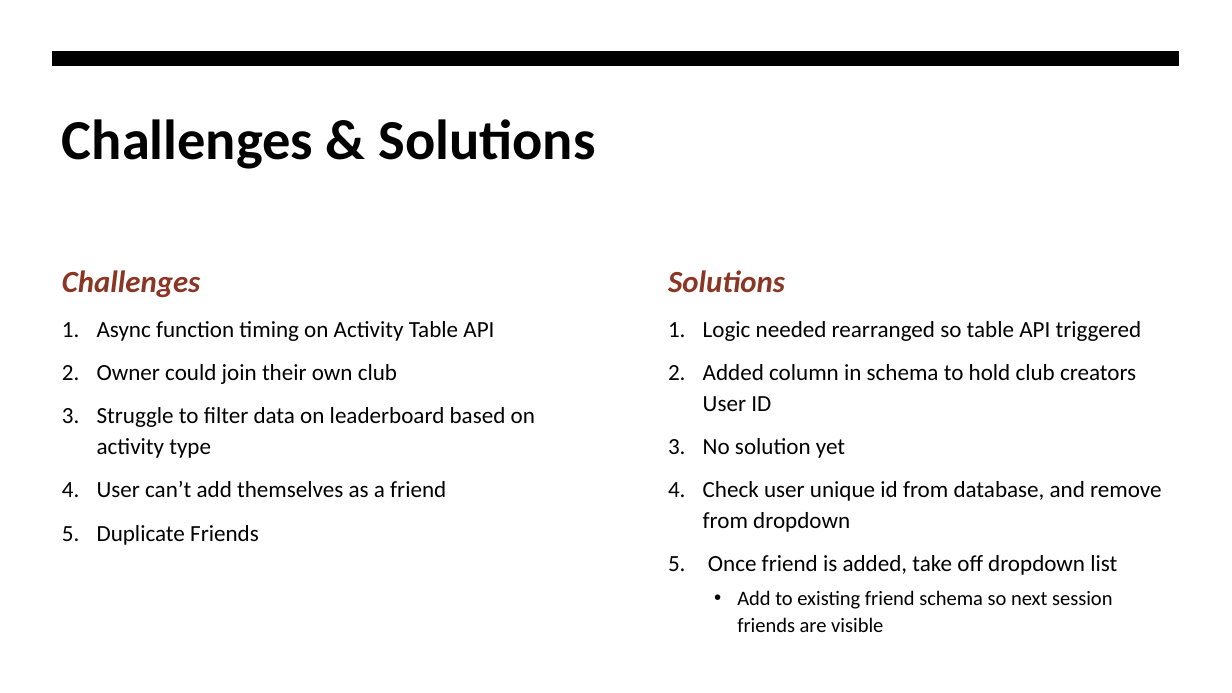
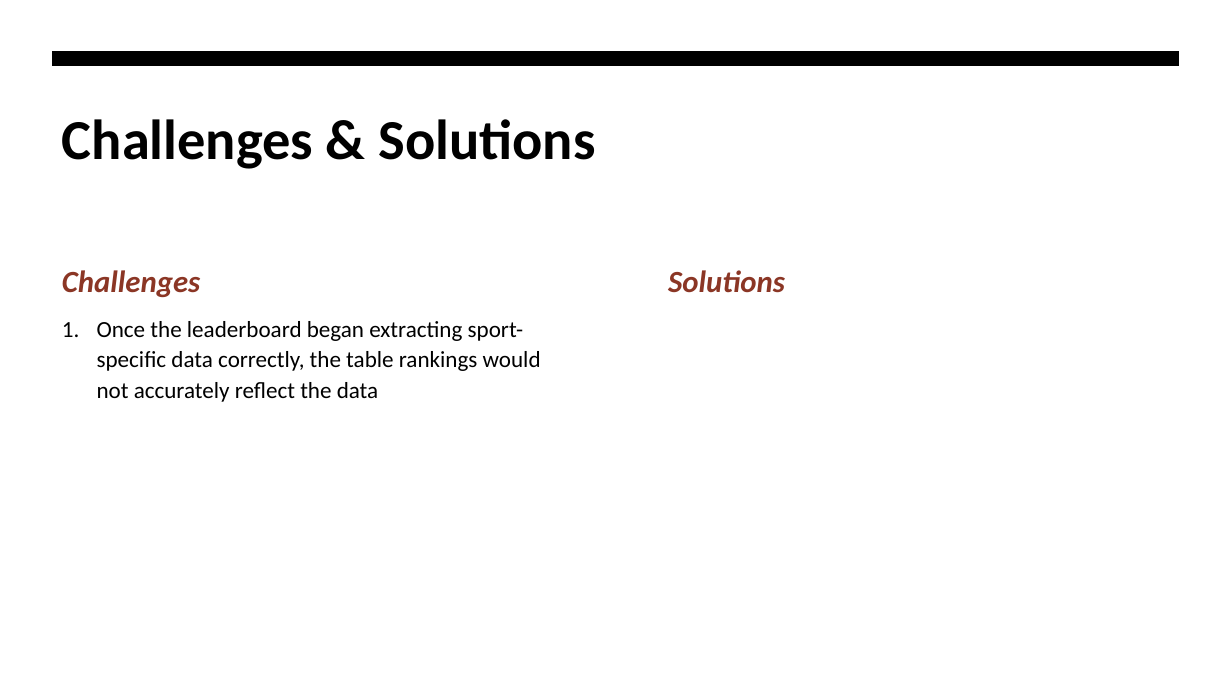
Before and after one commit to jjdeuce06/VulcanActivityTracker, a slide deck: slide 3 of Documentation/Weekly Report/week4/CMSC-4920-Group2-Week4.pptx. Drawn at 1232x693 pixels with LibreOffice and Linux fonts; fonts in the diff are those of the drawing. Boxes give left, top, right and bottom in pixels: in the first picture for what was removed or moved away, otherwise in the second. Text is boxed around its words. In the diff, an @@ line names an element or a change of style, - is before the commit and + after.

```diff
--- a/Documentation/Weekly Report/week4/CMSC-4920-Group2-Week4.pptx
+++ b/Documentation/Weekly Report/week4/CMSC-4920-Group2-Week4.pptx
@@ text at (x1=97, y1=321, x2=541, y2=402): text changed @@
-1. Async function timing on Activity Table API
-2. Owner could join their own club
-3. Struggle to filter data on leaderboard based on activity type
-4. User can’t add themselves as a friend
-5. Duplicate Friends
+1. Once the leaderboard began extracting sport-specific data correctly, the table rankings would not accurately reflect the data
@@ text removed at (x1=703, y1=321, x2=1161, y2=632) @@
-1. Logic needed rearranged so table API triggered
-2. Added column in schema to hold club creators User ID
-3. No solution yet
-4. Check user unique id from database, and remove from dropdown
-5. Once friend is added, take off dropdown list
-  • Add to existing friend schema so next session friends are visible
```
Also in this commit, not shown: 2 other slides changed, 1 other file.
